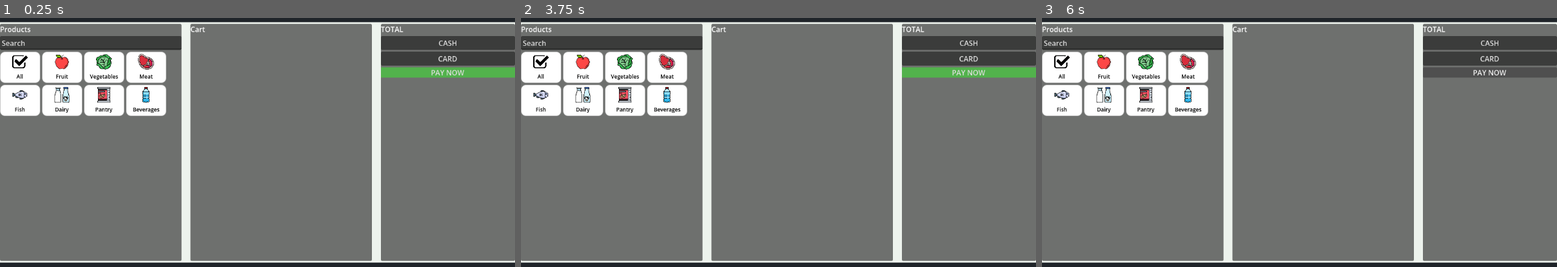
Above: before the commit, frames 1-3 (left to right).
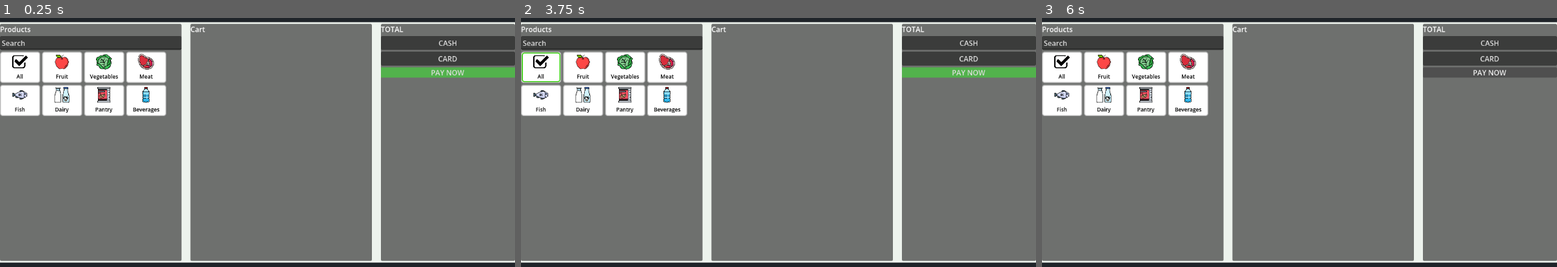
Above: after the commit, the same moments.

Repository: fersaezl/Algodonales-Fresh-POS
Game: Godot game, scene res://Scenes/MainPos.tscn
Two runs of this game, one before a commit and one after it. Both use one fixed random seed, a clock stepped at 60 frames per second and the inputs below. The project has no main scene, so this scene is started directly.
Inputs (mouse positions are in pixels of both pictures, inside the frame that each line leads up to):
- Up to frame 1 (0.25 s): no input
- Up to frame 2 (3.75 s): click (541, 67) at 0.52 s; click "CASH" at 1.25 s; click "CARD" at 2 s; click "PAY NOW" at 2.75 s; click (541, 67) at 3.52 s
- Up to frame 3 (6 s): click "CASH" at 4.25 s; click "CARD" at 5 s; click "PAY NOW" at 5.75 s

The runs differ from the first frame. In frame 1, 0.5% of the frame differs, in the area x 0-33%, y 13-40%; in frame 2, 0.6%; in frame 3, 0.5%.

Commit message:
Add new icons and button improvements

Diff:
--- a/Scenes/Button/CategoryButton.tscn
+++ b/Scenes/Button/CategoryButton.tscn
@@ -4,26 +4,31 @@
 
 [sub_resource type="StyleBoxFlat" id="StyleBoxFlat_la7tw"]
 bg_color = Color(1, 1, 1, 1)
-border_width_left = 1
-border_width_top = 1
-border_width_right = 1
-border_width_bottom = 1
+border_width_left = 2
+border_width_top = 2
+border_width_right = 2
+border_width_bottom = 2
 border_color = Color(0.7179642, 0.7179641, 0.71796423, 1)
-corner_radius_top_left = 10
-corner_radius_top_right = 10
-corner_radius_bottom_right = 10
-corner_radius_bottom_left = 10
+corner_radius_top_left = 5
+corner_radius_top_right = 5
+corner_radius_bottom_right = 5
+corner_radius_bottom_left = 5
 
 [sub_resource type="StyleBoxEmpty" id="StyleBoxEmpty_la7tw"]
 
 [sub_resource type="StyleBoxFlat" id="StyleBoxFlat_nekwc"]
 bg_color = Color(1, 1, 1, 1)
-corner_radius_top_left = 10
-corner_radius_top_right = 10
-corner_radius_bottom_right = 10
-corner_radius_bottom_left = 10
+border_width_left = 2
+border_width_top = 2
+border_width_right = 2
+border_width_bottom = 2
+border_color = Color(0.17954841, 0.82377666, 3.85046e-06, 1)
+corner_radius_top_left = 5
+corner_radius_top_right = 5
+corner_radius_bottom_right = 5
+corner_radius_bottom_left = 5
 
-[node name="PanelContainer" type="PanelContainer" unique_id=121302424]
+[node name="PanelContainer2" type="PanelContainer" unique_id=121302424]
 custom_minimum_size = Vector2(90, 70)
 offset_right = 90.0
 offset_bottom = 70.0
--- a/Scenes/Button/ProductButton.tscn
+++ b/Scenes/Button/ProductButton.tscn
@@ -1,37 +1,38 @@
 [gd_scene format=3 uid="uid://bht1flhedstqd"]
 
 [ext_resource type="Script" uid="uid://52b6fxfjnu2s" path="res://Scripts/Button/product_button.gd" id="1_yybl5"]
-[ext_resource type="Texture2D" uid="uid://d7r0extucdj2" path="res://Assets/productImages/agua.jpg" id="2_exogh"]
 
 [sub_resource type="StyleBoxFlat" id="StyleBoxFlat_la7tw"]
 bg_color = Color(1, 1, 1, 1)
-border_width_left = 1
-border_width_top = 1
-border_width_right = 1
-border_width_bottom = 1
+border_width_left = 2
+border_width_top = 2
+border_width_right = 2
+border_width_bottom = 2
 border_color = Color(0.7179642, 0.7179641, 0.71796423, 1)
-corner_radius_top_left = 10
-corner_radius_top_right = 10
-corner_radius_bottom_right = 10
-corner_radius_bottom_left = 10
+corner_radius_top_left = 5
+corner_radius_top_right = 5
+corner_radius_bottom_right = 5
+corner_radius_bottom_left = 5
 
 [sub_resource type="StyleBoxEmpty" id="StyleBoxEmpty_la7tw"]
 
 [sub_resource type="StyleBoxFlat" id="StyleBoxFlat_exogh"]
 bg_color = Color(1, 1, 1, 1)
-corner_radius_top_left = 10
-corner_radius_top_right = 10
-corner_radius_bottom_right = 10
-corner_radius_bottom_left = 10
+border_width_left = 2
+border_width_top = 2
+border_width_right = 2
+border_width_bottom = 2
+border_color = Color(0.18039216, 0.8235294, 0, 1)
+corner_radius_top_left = 5
+corner_radius_top_right = 5
+corner_radius_bottom_right = 5
+corner_radius_bottom_left = 5
 
 [node name="PanelContainer" type="PanelContainer" unique_id=121302424]
 offset_right = 129.09755
 offset_bottom = 120.0
 theme_override_styles/panel = SubResource("StyleBoxFlat_la7tw")
 script = ExtResource("1_yybl5")
-button_text = "Agua"
-price_text = "0.65"
-button_icon = ExtResource("2_exogh")
 
 [node name="Button" type="Button" parent="." unique_id=802101066]
 layout_mode = 2
Binary file added: Assets/Icons/billete-de-banco.png
Not shown, added: Assets/Icons/billete-de-banco.png.import
Binary file added: Assets/Icons/tarjeta-de-credito.png
Not shown, changed: Assets/Icons/tarjeta-de-credito.png.import
Binary file added: Assets/Icons/trash.png
Not shown, added: Assets/Icons/trash.png.import
Binary file removed: Assets/productImages/despensa.jpg
Binary file changed: Assets/productImages/mandarina.jpg
Binary file changed: Assets/productImages/tomate.jpg
